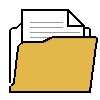
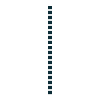
Layers edited between the first and the second w=100, h=100 image:
hid group "open folder 2" (3 layers) over [9, 9, 99, 93]
added layer "separator" above "close_btn" over [48, 6, 52, 95]
